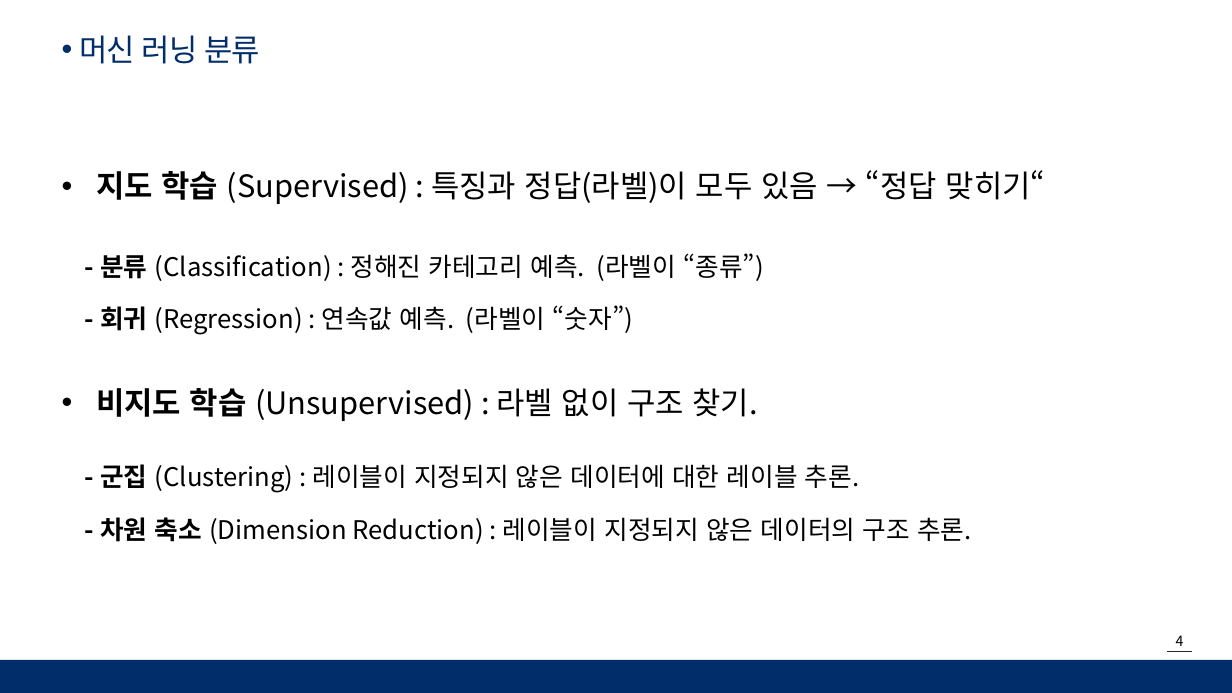
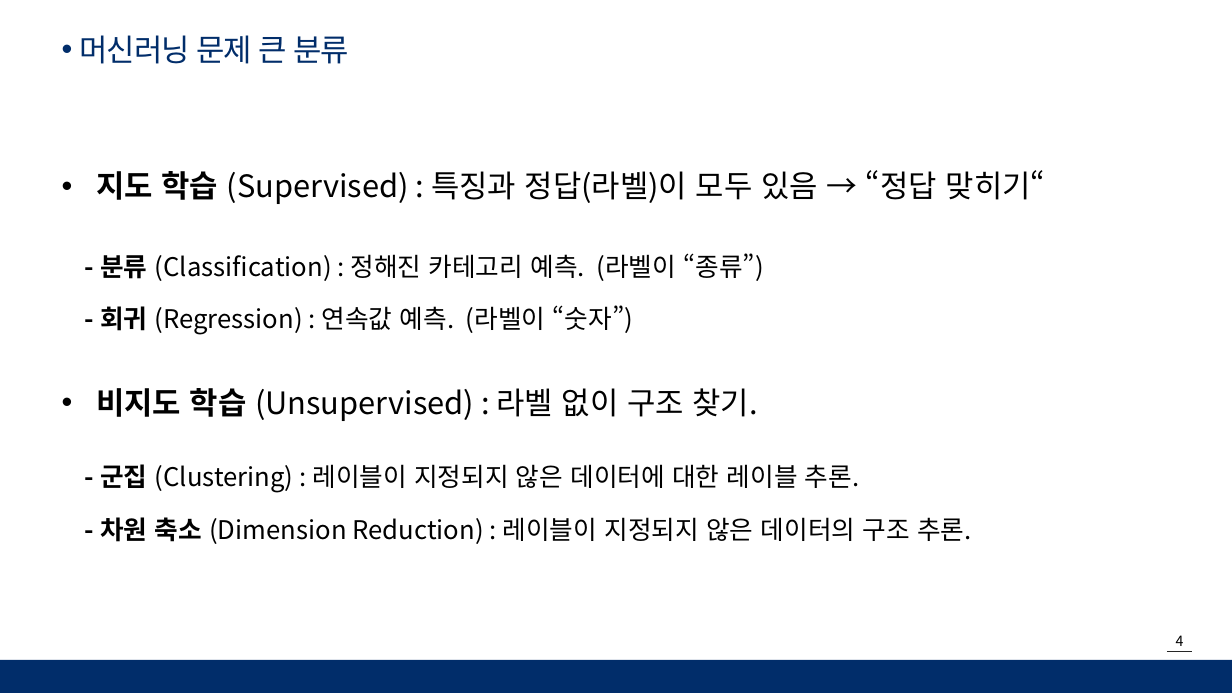
Before and after one commit to moonjanghyun/numpy, a slide deck: slide 4 of 머신러닝 _ MJH.pptx. Drawn at 1232x693 pixels with LibreOffice and Linux fonts; fonts in the diff are those of the drawing; background and template pictures are left out. Boxes give left, top, right and bottom in pixels: in the first picture for what was removed or moved away, otherwise in the second. Text is boxed around its words. In the diff, an @@ line names an element or a change of style, - is before the commit and + after.

```diff
--- a/머신러닝 _ MJH.pptx
+++ b/머신러닝 _ MJH.pptx
@@ text at [80,35,350,64]: text changed @@
-• 머신 러닝 분류
+• 머신러닝 문제 큰 분류
```
Also in this commit, not shown: 6 other slides changed, 14 slides added.
